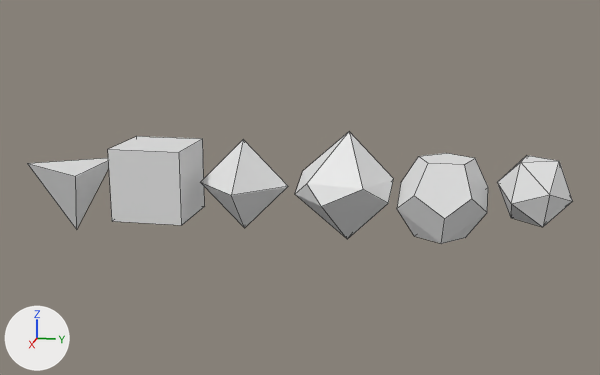
The Blender file models/dice.blend as it was, and as the next commit left it.
Rendered twice from a camera (50 mm lens) standing at (8.6, 2.35, 2.14) and looking at (-0.01, 0.63, -0.01). The axes (+X, +Y, +Z) are drawn at lower left. The lights are the same throughout. Mesh edges are drawn as thin lines. Materials are left out; every surface is plain grey.

The older version as bpy lines, for what is in view:
```python
me_cube = bpy.data.meshes.new('Cube')
me_cube.from_pydata([(0.0, 0.5, 0.0), (0.0, -0.5, 0.0), (0.0, 0.0, 0.5), (0.0, 0.0, -0.5), (-0.5, 0.0, 0.0), (0.5, 0.0, 0.0)], [], [(5, 2, 1), (4, 2, 0), (3, 4, 0), (1, 4, 3), (1, 2, 4), (3, 5, 1), (0, 5, 3), (0, 2, 5)])
me_cube.materials.append(mat_material)
me_cube_001 = bpy.data.meshes.new('Cube.001')
me_cube_001.from_pydata(...)  # a box spanning x -0.4..0.4, y -0.4..0.4, z -0.4..0.4
me_cube_001.materials.append(mat_d6texture)
me_cube_002 = bpy.data.meshes.new('Cube.002')
me_cube_002.from_pydata(...)  # 4 vertices, 4 faces; spans x -0.5..0.5, y -0.554..0.279, z -0.562..0.188
me_cube_002.materials.append(mat_d4texture)
me_cube_005 = bpy.data.meshes.new('Cube.005')
me_cube_005.from_pydata(...)  # 12 vertices, 10 faces; spans x -0.506..0.51, y -0.573..0.485, z -0.6..0.6
me_cube_005.materials.append(mat_d10texture)
me_cube_006 = bpy.data.meshes.new('Cube.006')
me_cube_006.from_pydata(...)  # 20 vertices, 12 faces; spans x -0.505..0.471, y -0.483..0.453, z -0.415..0.415
me_cube_006.materials.append(mat_d12texture)
me_cube_007 = bpy.data.meshes.new('Cube.007')
me_cube_007.from_pydata(...)  # 12 vertices, 20 faces; spans x -0.711..0.691, y -0.762..0.729, z -0.627..0.676
ob_d10 = bpy.data.objects.new('d10', me_cube_005)
ob_d10.location = (-0.085, 1.142, 0.014)
ob_d12 = bpy.data.objects.new('d12', me_cube_006)
ob_d12.location = (-0.094, 2.171, -0.063)
ob_d20 = bpy.data.objects.new('d20', me_cube_007)
ob_d20.location = (-0.011, 3.087, 0.073)
ob_d20.scale = (0.5, 0.5, 0.5)
ob_d4 = bpy.data.objects.new('d4', me_cube_002)
ob_d4.location = (0.138, -1.946, -0.029)
ob_d6 = bpy.data.objects.new('d6', me_cube_001)
ob_d6.location = (0.025, -0.98, 0.02)
ob_d8 = bpy.data.objects.new('d8', me_cube)
ob_d8.location = (0.0, 0.0, 0.0)
```
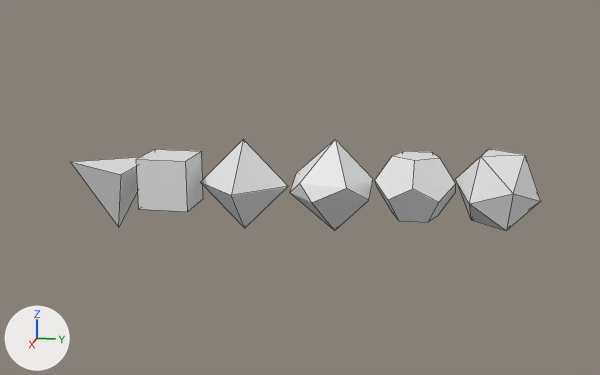
Boxes (x1, y1, x2, y2) around the edits, measured in the pictures (600 x 375 px):
'd12', reshaped, moved (11% narrower, 22% shorter)
    before: (397, 153, 488, 244)
    after: (375, 151, 456, 222)
'd6', mesh rescaled, moved (31% narrower, 29% shorter)
    before: (108, 136, 205, 225)
    after: (136, 149, 203, 212)
'd20', reshaped, moved (12% wider, 15% taller)
    before: (497, 156, 573, 227)
    after: (456, 149, 541, 231)
'd10', mesh rescaled, moved (15% narrower, 14% shorter)
    before: (295, 132, 393, 239)
    after: (290, 139, 373, 231)
'd4', moved
    before: (27, 158, 109, 230)
    after: (71, 157, 139, 227)

What the commit changed:
me_cube_007 is used by ob_d20; location (-0.011, 3.087, 0.073); scale (0.5, 0.5, 0.5).
me_cube_007 had 12 vertices, 20 faces and spanned x -0.711..0.691, y -0.762..0.729, z -0.627..0.676.
me_cube_007 now has 12 vertices, 20 faces and spans x -0.824..0.801, y -0.883..0.844, z -0.726..0.783.
me_cube_007 part 2: 12 of 12 vertices moved; they spanned x -0.711..0.691, y -0.762..0.729, z -0.627..0.676 and now span x -0.824..0.801, y -0.883..0.844, z -0.726..0.783; mean shift (0.0, 0.0, 0.0); largest move (-0.37, 0.351, -0.627) -> (-0.428, 0.407, -0.726).
me_cube_006 is used by ob_d12; location (-0.094, 2.171, -0.063).
me_cube_006 had 20 vertices, 12 faces and spanned x -0.505..0.471, y -0.483..0.453, z -0.415..0.415.
me_cube_006 now has 20 vertices, 12 faces and spans x -0.439..0.439, y -0.417..0.417, z -0.33..0.33.
me_cube_006 part 1: the whole mesh is rebuilt.
me_cube_005 has 12 vertices, 10 faces and spans x -0.506..0.51, y -0.573..0.485, z -0.6..0.6.
me_cube_005 is used by ob_d10; location (-0.085, 1.142, 0.014).
me_cube_005 part 3: the whole mesh is scaled about its middle by 0.854, then moved by (0.002, 0.002, 0.0).
me_cube_001 has 8 vertices, 6 faces and spans x -0.4..0.4, y -0.4..0.4, z -0.4..0.4.
me_cube_001 is used by ob_d6; location (0.025, -0.98, 0.02).
me_cube_001 part 4: the whole mesh is scaled about its middle by 0.699.
Object 'd20' (ob_d20) moves from (-0.011, 3.087, 0.073) to (-0.011, 2.718, 0.073).
Object 'd12' (ob_d12) moves from (-0.094, 2.171, -0.063) to (-0.024, 1.866, 0.065).
Object 'd10' (ob_d10) moves from (-0.085, 1.142, 0.014) to (-0.085, 1.002, 0.014).
Object 'd4' (ob_d4) moves from (0.138, -1.946, -0.029) to (-0.041, -1.507, -0.029).
Object 'd6' (ob_d6) moves from (0.025, -0.98, 0.02) to (0.025, -0.833, 0.02).
